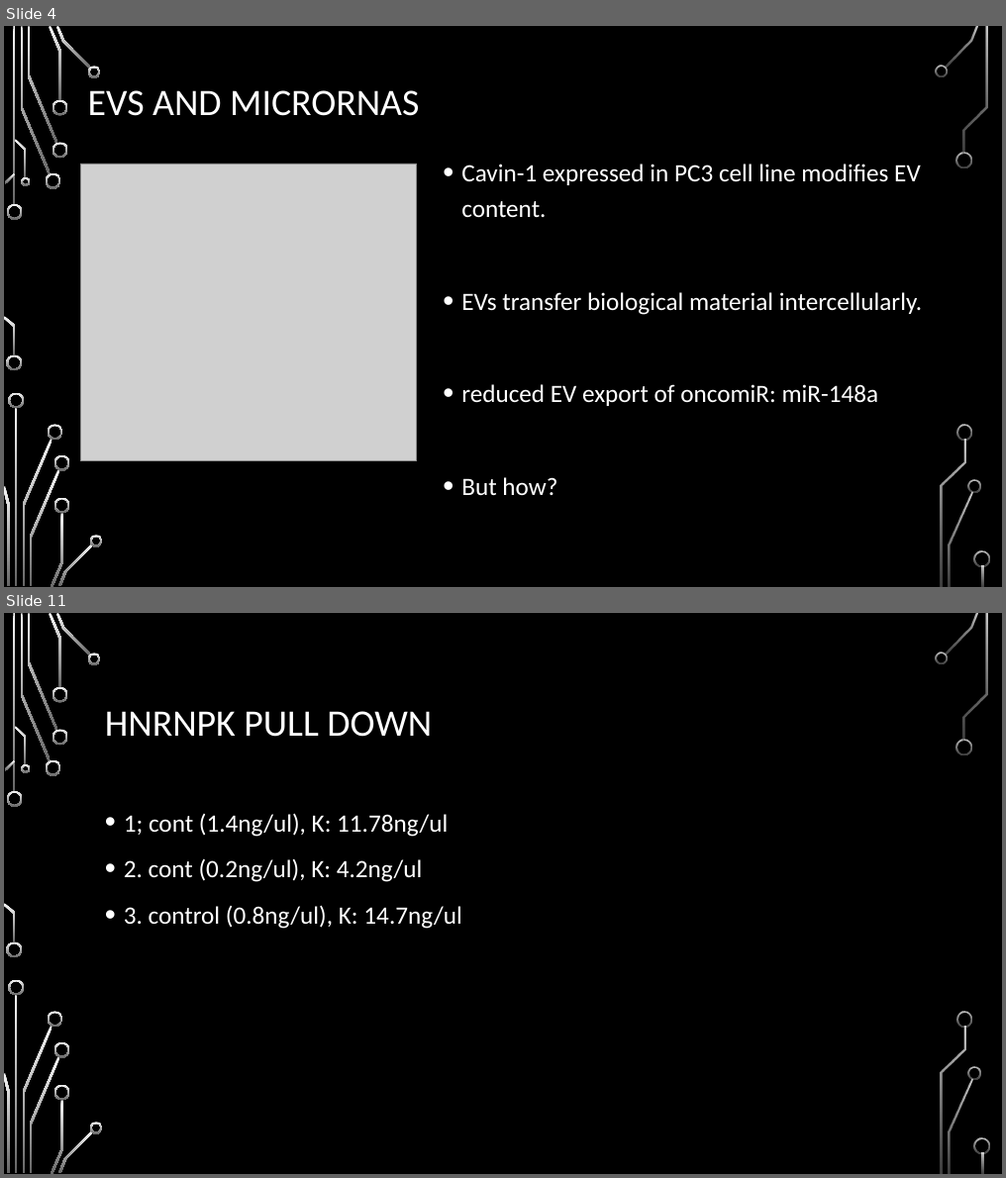
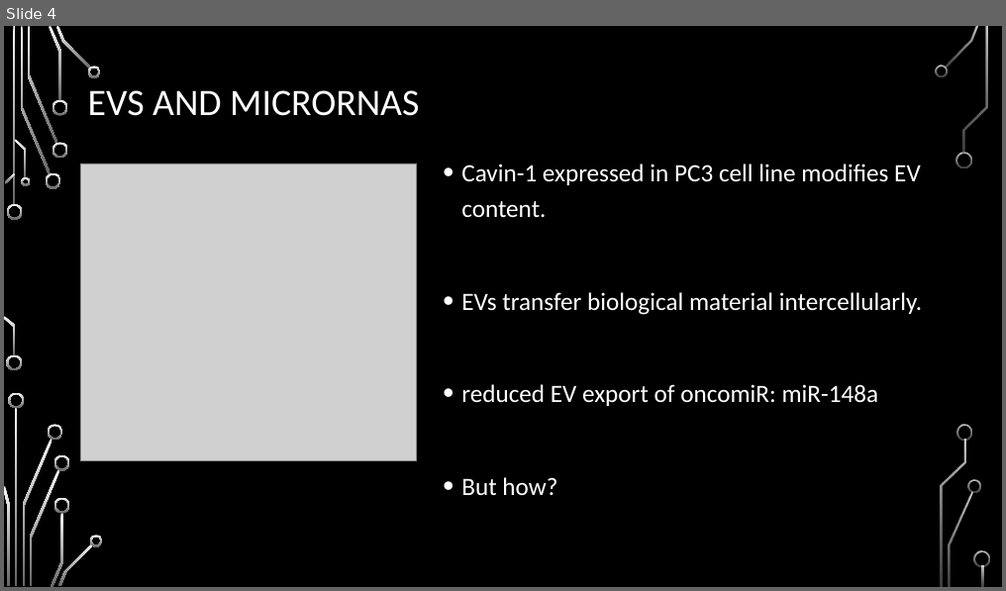
Before and after one commit to HarleyRobinson/Honours2, a slide deck: BackgroundInfo/MeetingSept.pptx. Shown one above the other, each under a label of ours: slides 4 and 11 before the commit, slide 4 after it; the slides between them are not shown. The pictures are 1006x1178 and 1006x591 pixels, drawn with LibreOffice and Linux fonts; fonts in the diff are those of the drawing; grey boxes stand for pictures; background and template pictures are left out. Boxes give left, top, right and bottom in pixels: in the first picture for what was removed or moved away, otherwise in the second. Text is boxed around its words. In the diff, an @@ line names an element or a change of style, - is before the commit and + after.

```diff
--- a/BackgroundInfo/MeetingSept.pptx
+++ b/BackgroundInfo/MeetingSept.pptx
@@ slide 11 removed at (4,613,1002,1174), background picture (left out); not listed: 36 template elements that a slide beside it also shows @@
@@ title removed at (105,711,432,737) @@
-HNRNPK PULL DOWN
@@ text removed at (124,813,462,929) @@
-• 1; cont (1.4ng/ul), K: 11.78ng/ul
-• 2. cont (0.2ng/ul), K: 4.2ng/ul
-• 3. control (0.8ng/ul), K: 14.7ng/ul
```
Also in this commit, not shown: 7 slides changed, 6 slides added, 14 other files.
